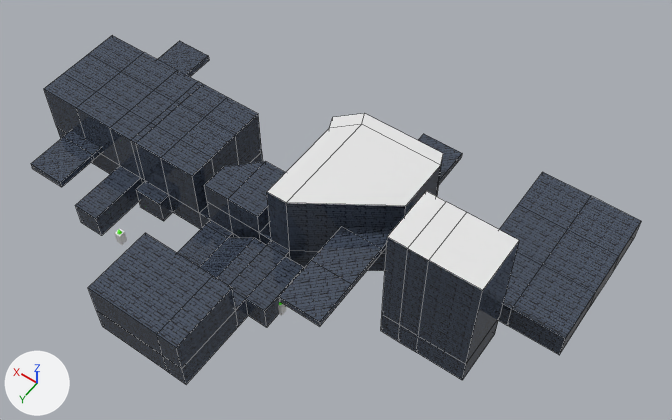
The Blender file examples/lightvolume/lightvolume.blend as it was, and as the next commit left it.
Before and after are seen from a 50 mm lens placed at (-41.7, 58.7, 100.4), pointed at (1.9, -2.4, 4.5). Arrows for +X, +Y and +Z are at lower left; the lights stay in place. The older version comes first. Mesh edges are drawn as thin lines on the coarser meshes.

The first picture shows 'Bridge', 'Bridge.001', 'Map' and 2 more.
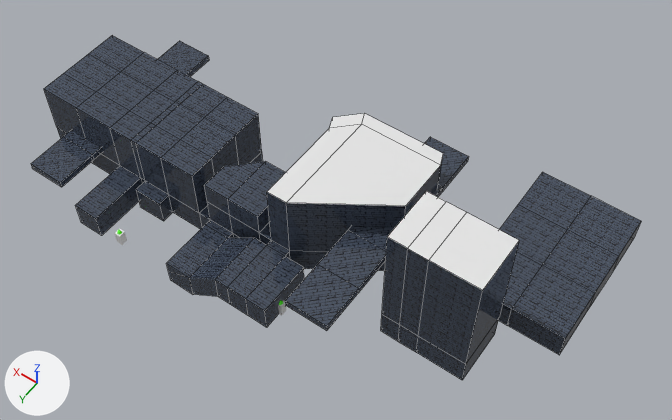
Changed parts and their boxes (x1, y1, x2, y2) in the pictures (672 x 420 px):
'Map', reshaped
    before: (44, 35, 641, 384)
    after: (44, 35, 641, 380)
'Bridge', moved
    before: (279, 134, 462, 326)
    after: (286, 137, 469, 331)
part 1 of me_map, cut back
    before: (88, 233, 248, 384)
    after: (227, 287, 248, 315)

Edits to the bpy script that builds the scene:
```text
Change me_map:
    used by ob_map; location = (-9.0, 0.0, 0.0)
    remove me_map.from_pydata(...)  # 240 vertices, 240 faces; spans x -22.0..57.0, y -26.0..26.0, z -6.0..18.0
    add me_map.from_pydata(...)  # 222 vertices, 222 faces; spans x -22.0..57.0, y -26.0..14.0, z -6.0..18.0
    me_map part 1
    18 vertices are removed from x 13.0..27.0, y 16.0..26.0, z -2.0..7.0
    19 faces are deleted
    1 new face joins them, mat_walls (picture img_bricktile_png)
    remove me_map.materials.append(mat_wallswithnumbers)  # picture img_bricktile_png
Change ob_bridge:
    ob_bridge.location: (-5.0, -2.0, 7.0) -> (-6.0, -2.0, 7.0)
```
